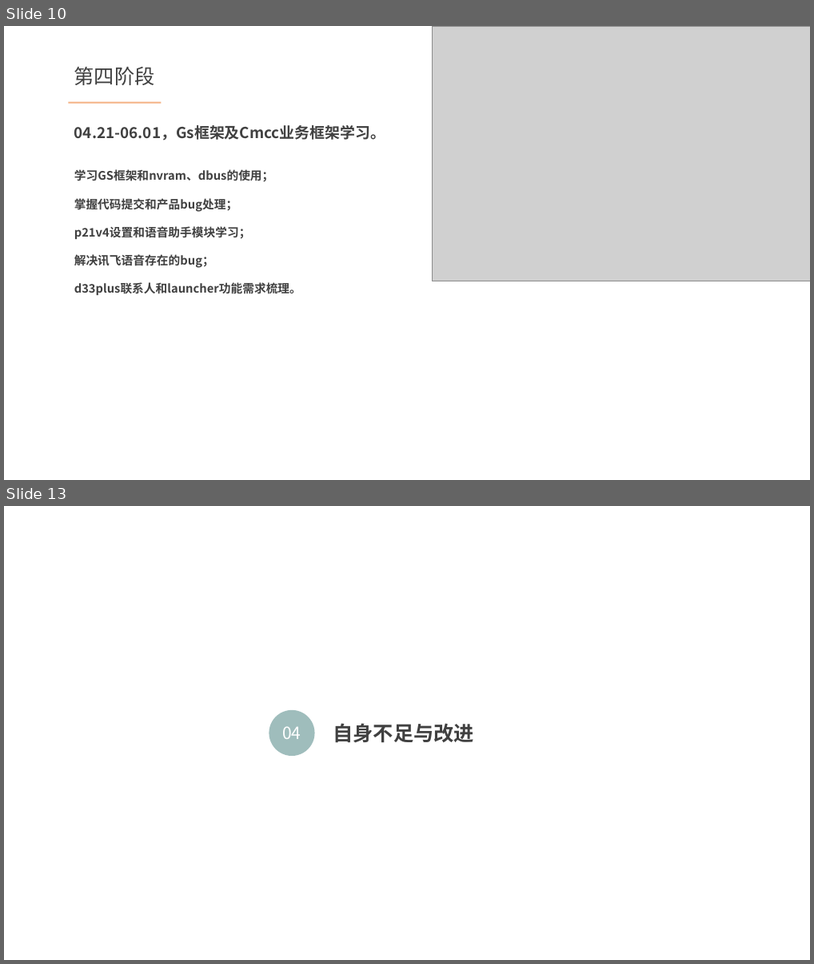
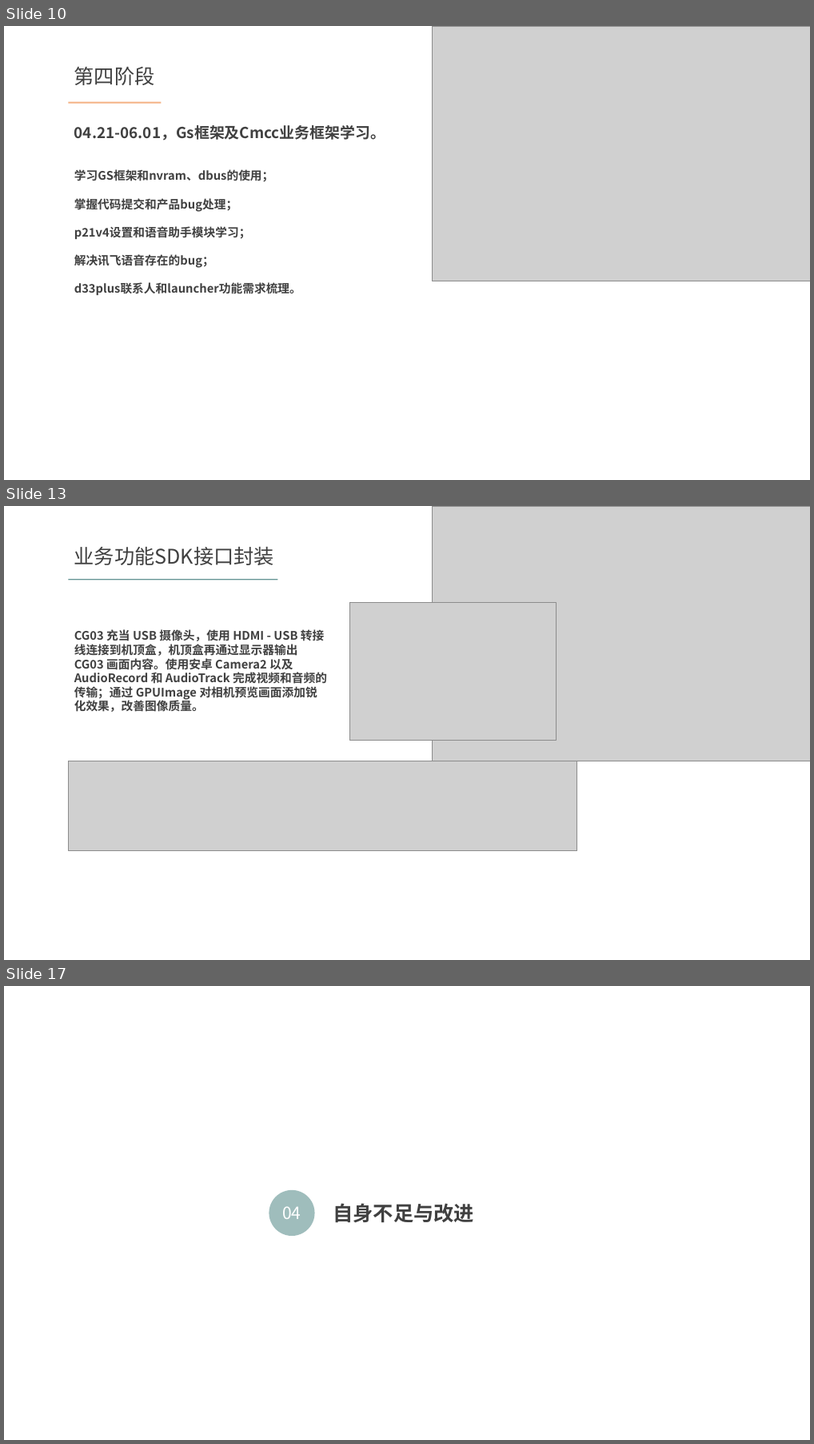
Before and after one commit to gs-wlzhou/FormalDefense, a slide deck: 转正答辩.pptx. Shown one above the other, each under a label of ours: slides 10 and 13 before the commit, slides 10, 13 and 17 after it; the slides between them are not shown. The pictures are 814x964 and 814x1444 pixels, drawn with LibreOffice and Linux fonts; fonts in the diff are those of the drawing; grey boxes stand for pictures. Boxes give left, top, right and bottom in pixels: in the first picture for what was removed or moved away, otherwise in the second. Text is boxed around its words. In the diff, an @@ line names an element or a change of style, - is before the commit and + after.

```diff
--- a/转正答辩.pptx
+++ b/转正答辩.pptx
@@ slide 13 added at box(4, 506, 810, 960), background #FFFFFF @@
@@ picture added at box(432, 506, 810, 761) @@
@@ text added at box(74, 547, 274, 565), 24 pt, text #404040 @@
+业务功能SDK接口封装
@@ rectangle added at box(68, 579, 278, 580), fill #659594 @@
@@ picture added at box(350, 603, 557, 740) @@
@@ text added at box(74, 629, 327, 712), 14 pt, text #404040, bold @@
+CG03 充当 USB 摄像头，使用 HDMI - USB 转接线连接到机顶盒，机顶盒再通过显示器输出 CG03 画面内容。使用安卓 Camera2 以及 AudioRecord 和 AudioTrack 完成视频和音频的传输；通过 GPUImage 对相机预览画面添加锐化效果，改善图像质量。
@@ picture added at box(68, 761, 578, 851) @@
@@ what was slide 13 is now slide 17 @@
```
Also in this commit, not shown: 2 slides changed, 3 other slides added.
